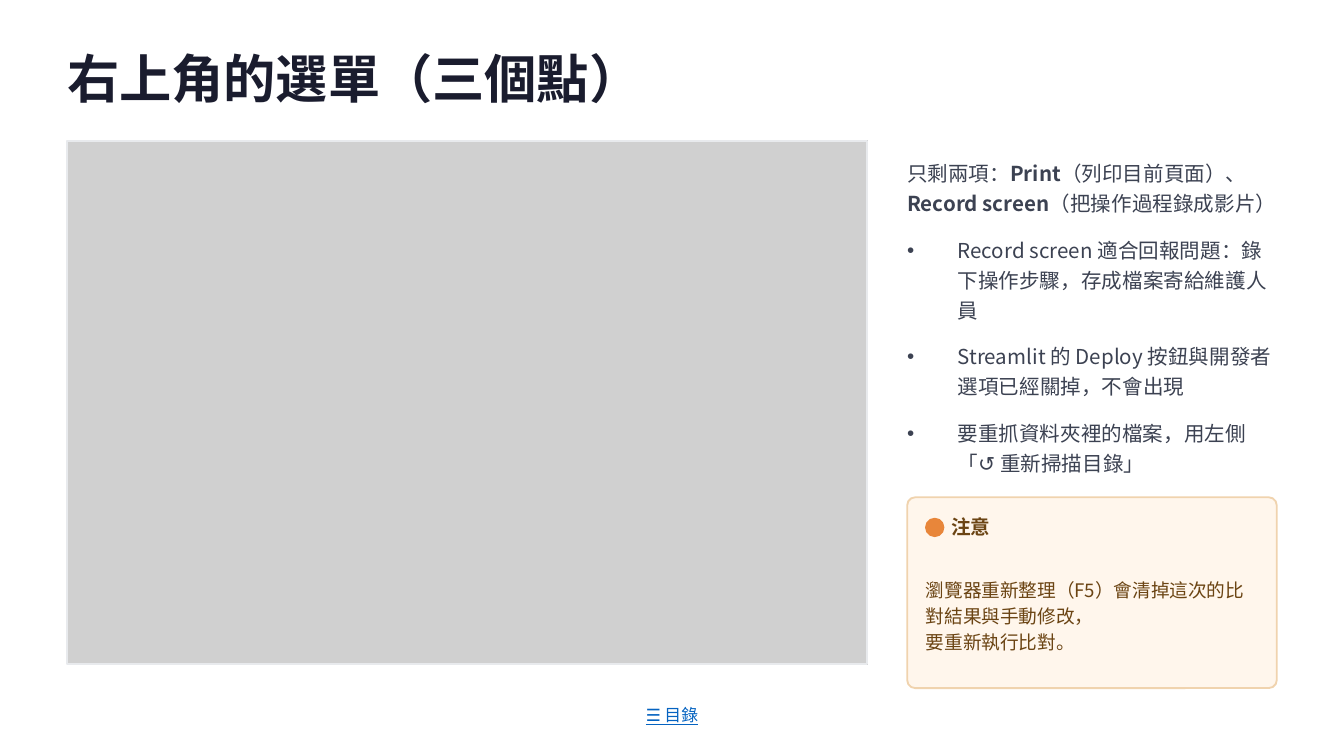
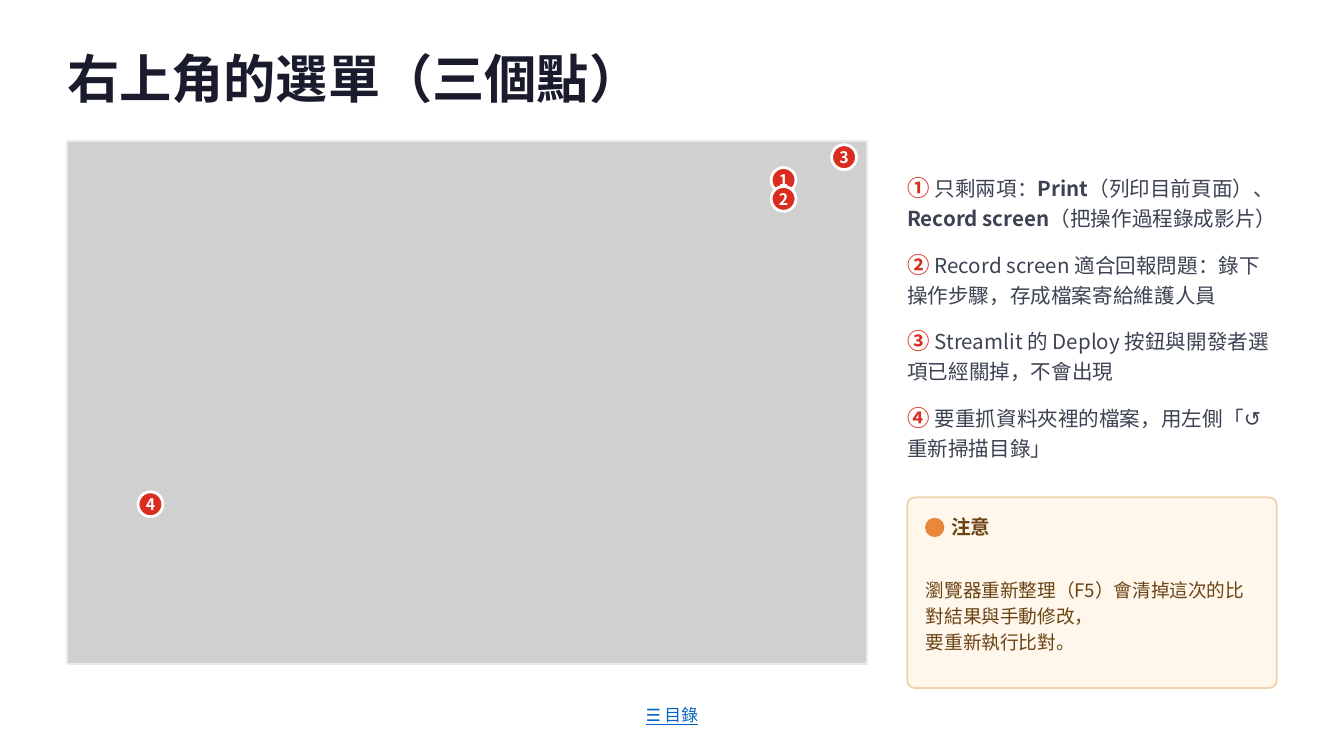
Before and after one commit to jenhochen/AI_BOM, a slide deck: slide 14 of docs/BOM_Matcher_v0.10_操作SOP.pptx. Drawn at 1344x756 pixels with LibreOffice and Linux fonts; fonts in the diff are those of the drawing; grey boxes stand for pictures. Boxes give left, top, right and bottom in pixels: in the first picture for what was removed or moved away, otherwise in the second. Text is boxed around its words. In the diff, an @@ line names an element or a change of style, - is before the commit and + after.

```diff
--- a/docs/BOM_Matcher_v0.10_操作SOP.pptx
+++ b/docs/BOM_Matcher_v0.10_操作SOP.pptx
@@ ellipse added at <box>832,145,856,169</box>, fill #D92D20, outline #FFFFFF 1.5 pt @@
@@ text added at <box>839,147,848,168</box>, 8.5 pt, text #FFFFFF, bold @@
+3
@@ ellipse added at <box>771,168,796,192</box>, fill #D92D20, outline #FFFFFF 1.5 pt @@
@@ text added at <box>779,174,788,189</box>, 8.5 pt, text #FFFFFF, bold @@
+1
@@ text at <box>907,177,1277,458</box>: text changed @@
-• 只剩兩項：Print（列印目前頁面）、Record screen（把操作過程錄成影片）
-• Record screen 適合回報問題：錄下操作步驟，存成檔案寄給維護人員
-• Streamlit 的 Deploy 按鈕與開發者選項已經關掉，不會出現
-• 要重抓資料夾裡的檔案，用左側「↺ 重新掃描目錄」
+① 只剩兩項：Print（列印目前頁面）、Record screen（把操作過程錄成影片）
+② Record screen 適合回報問題：錄下操作步驟，存成檔案寄給維護人員
+③ Streamlit 的 Deploy 按鈕與開發者選項已經關掉，不會出現
+④ 要重抓資料夾裡的檔案，用左側「↺ 重新掃描目錄」
@@ ellipse added at <box>771,187,796,211</box>, fill #D92D20, outline #FFFFFF 1.5 pt @@
@@ text added at <box>779,193,788,210</box>, 8.5 pt, text #FFFFFF, bold @@
+2
@@ ellipse added at <box>138,492,163,516</box>, fill #D92D20, outline #FFFFFF 1.5 pt @@
@@ text added at <box>146,498,155,515</box>, 8.5 pt, text #FFFFFF, bold @@
+4
```
Also in this commit, not shown: 16 other slides changed, 28 other files.
